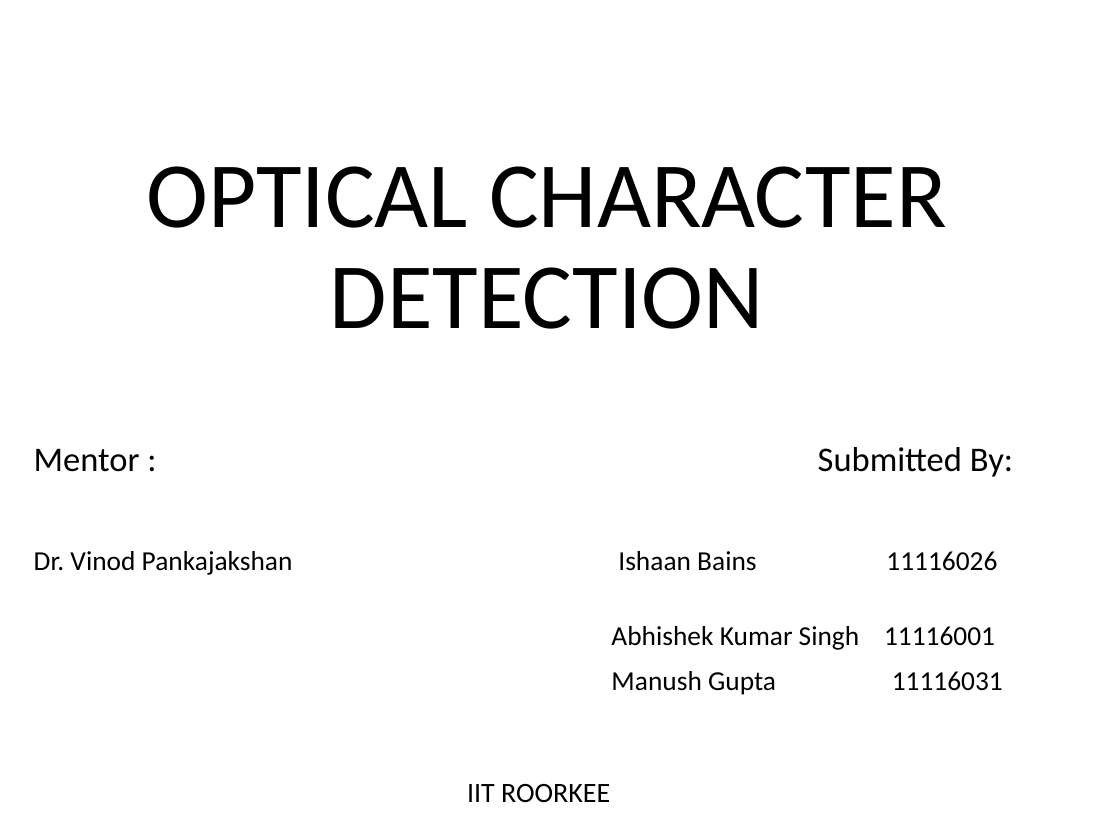
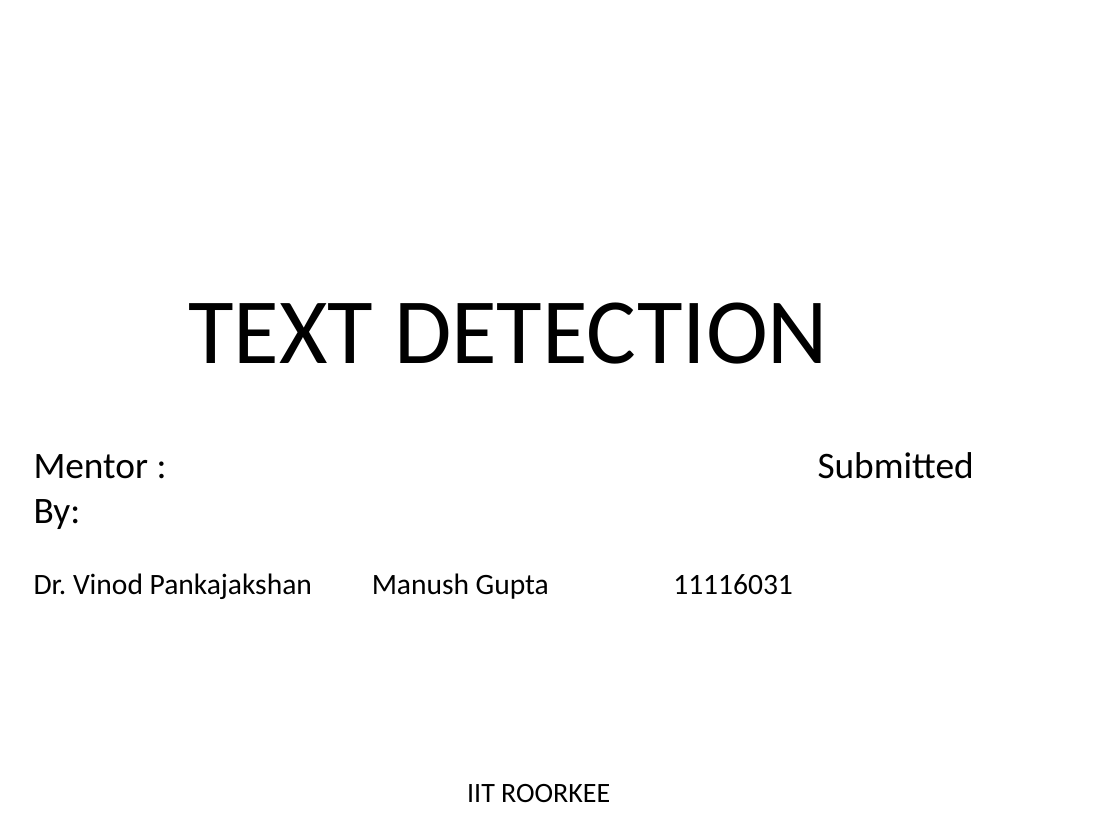
Before and after one commit to ManushGupta/text-detection-swt, a slide deck: slide 1 of OPTICAL-CHARACTER-DETECTION_FINAL.pptx. Drawn at 1120x840 pixels with LibreOffice and Linux fonts; fonts in the diff are those of the drawing. Boxes give left, top, right and bottom in pixels: in the first picture for what was removed or moved away, otherwise in the second. Text is boxed around its words. In the diff, an @@ line names an element or a change of style, - is before the commit and + after.

Commit message:
Edited ppt

```diff
--- a/OPTICAL-CHARACTER-DETECTION_FINAL.pptx
+++ b/OPTICAL-CHARACTER-DETECTION_FINAL.pptx
@@ title removed at (147,166,946,329) @@
-OPTICAL CHARACTER DETECTION
@@ text added at (188,302,828,364), 60 pt, text #000000 @@
+TEXT DETECTION
@@ text at (34,454,149,529): size 22.2 to 24 pt in "Mentor : Submitted By:"; line spacing 0.9 to 1; less space between paragraphs @@
@@ text at (34,573,793,599): text changed; size 17.6 to 19 pt @@
-Dr. Vinod Pankajakshan Ishaan Bains 11116026
-Abhishek Kumar Singh 11116001
-Manush Gupta 11116031
+Dr. Vinod Pankajakshan Manush Gupta 11116031
```
Also in this commit, not shown: 33 other slides changed.
